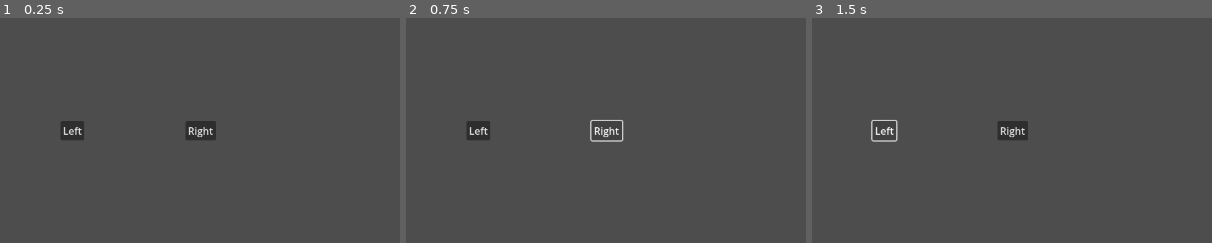
Above: before the commit, frames 1-3 (left to right).
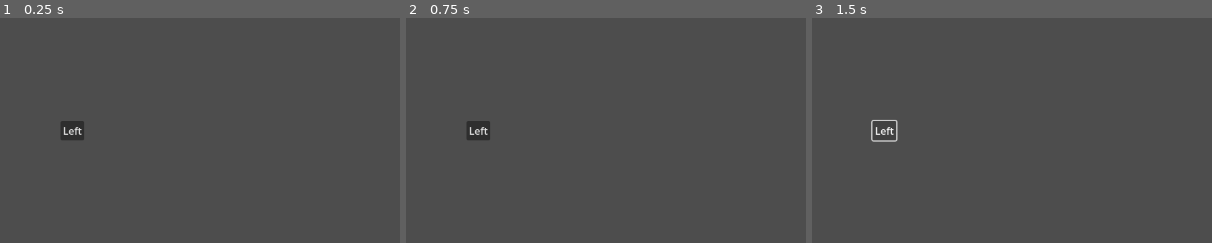
Above: after the commit, the same moments.

Repository: mr-pig-streaming/match-3-game
Game: Godot game, scene res://Scenes/level_select.tscn
Same seed, same stepped clock (60 frames per second), same inputs: the game is played once before the commit and once after it. This scene is started directly instead of the project's main scene.
Inputs (mouse positions are % of the whole screen's width and height, from its top left):
- Up to frame 1 (0.25 s): no input
- Up to frame 2 (0.75 s): click (25, 52) at 0.5 s, where only the run before the commit has a clickable "Right"
- Up to frame 3 (1.5 s): click "Left" at 1.25 s
The pictures show only the part of the screen within x 0-50%, y 27-77%; the shares and areas given below are measured in that part.

The runs differ from the first frame. In frame 1, 0.6% of the frame differs, in the area x 46-54%, y 45-55%; in frame 2, 0.3%; in frame 3, 0.6%.

Commit message:
bugfix-17 Fixed up issue with level select

Diff:
--- a/Scenes/level_select.tscn
+++ b/Scenes/level_select.tscn
@@ -12,11 +12,3 @@
 offset_bottom = 391.0
 text = "Left
 "
-
-[node name="Right" type="Button" parent="."]
-offset_left = 300.0
-offset_top = 360.0
-offset_right = 349.0
-offset_bottom = 391.0
-text = "Right
-"
--- a/Scripts/level_select.gd
+++ b/Scripts/level_select.gd
@@ -14,8 +14,8 @@
 
 # Called when the node enters the scene tree for the first time.
 func _ready():
-	current_index = -1
-	special_index = randi_range(0, 2)
+	current_index = 0
+	special_index = randi_range(1, 2)
 	pass # Replace with function body.
 
 func _to_string():
@@ -30,13 +30,17 @@
 	get_node("Left").text = rooms[0]
 	get_node("Left").pressed.connect(choose_level.bind(rooms[0]))
 	if (rooms.size() > 1 && get_node("/root/BaseScene/Globals").sideboard_unlocked):
+		var right: Button = Button.new()
+		right.name = "Right"
+		right.position = Vector2(300, 360)
+		add_child(right)
 		get_node("Right").text = rooms[1]
 		get_node("Right").pressed.connect(choose_level.bind(rooms[1]))
 		get_node("Right").disabled = false
 		get_node("Right").visible = true
 	else:
-		get_node("Right").disabled = true
-		get_node("Right").visible = false
+		if (get_node("Right") != null):
+			get_node("Right").queue_free()
 
 func setup():
 	print("Current: " + str(current_index) + " Special: " + str(special_index))
@@ -45,13 +49,19 @@
 	get_node("Left").text = rooms[0]
 	get_node("Left").pressed.connect(choose_level.bind(rooms[0]))
 	if (current_index == special_index && get_node("/root/BaseScene/Globals").sideboard_unlocked):
+		print("Adding special room button")
+		var right: Button = Button.new()
+		right.name = "Right"
+		right.position = Vector2(300, 360)
+		add_child(right)
+		move_child(right, -1)
 		get_node("Right").text = rooms[1]
 		get_node("Right").pressed.connect(choose_level.bind(rooms[1]))
 		get_node("Right").disabled = false
 		get_node("Right").visible = true
 	else:
-		get_node("Right").disabled = true
-		get_node("Right").visible = false
+		if (get_node("Right") != null):
+			get_node("Right").queue_free()
 	current_index = (current_index + 1) % 3
 	if (current_index == 0):
 		special_index = randi_range(0, 2)
